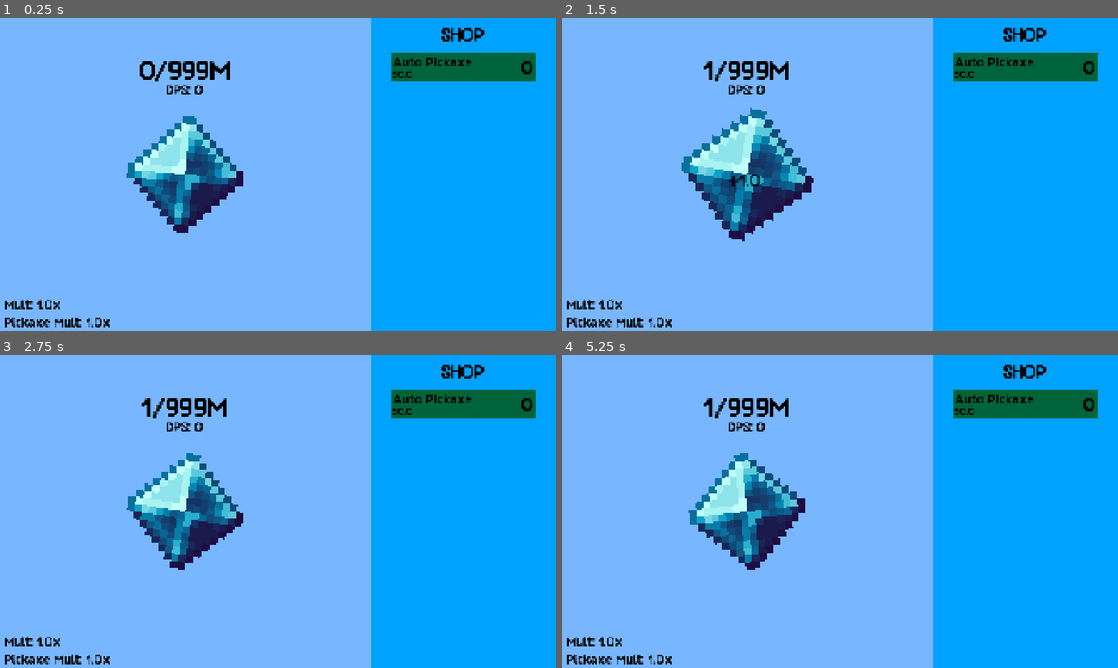
Above: before the commit, frames 1-4 (two rows, left to right).
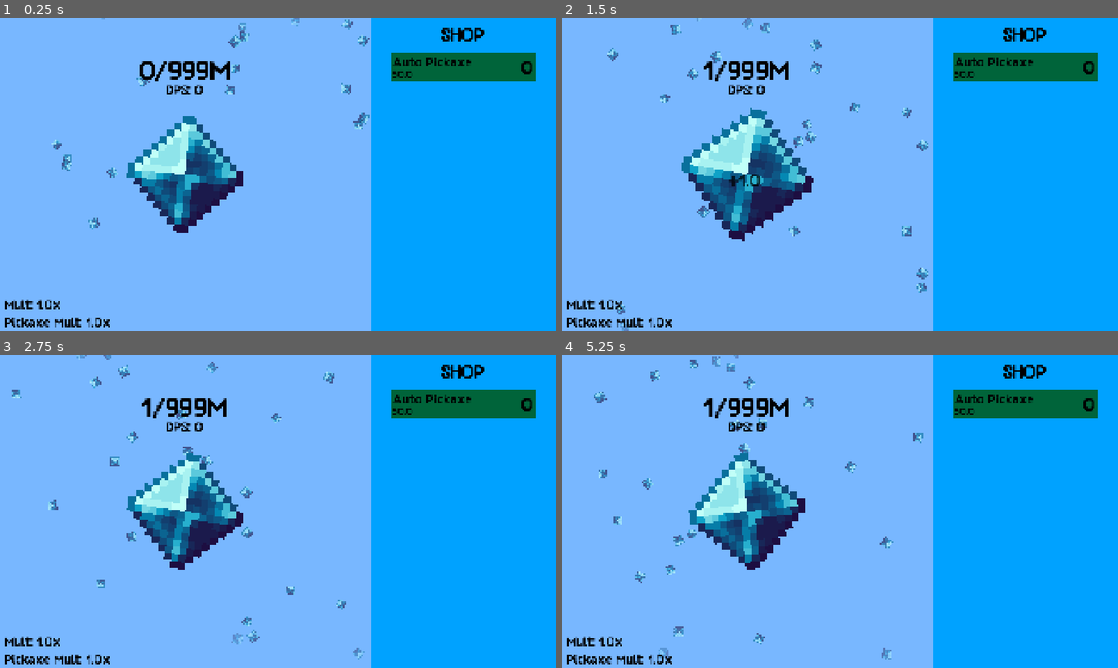
Above: after the commit, the same moments.

Repository: kyteidev/diamond-clicker-ultimate
Game: Godot game, scene res://scenes/game.tscn
Two runs of this game, one before a commit and one after it. Both use one fixed random seed, a clock stepped at 60 frames per second and the inputs below.
Inputs (mouse positions are in pixels of both pictures, inside the frame that each line leads up to):
- Up to frame 1 (0.25 s): no input
- Up to frame 2 (1.5 s): move the mouse to (962, 158) at 0.52 s; click (962, 158) at 0.6 s; move the mouse to (728, 190) at 1.27 s; click (728, 190) at 1.35 s
- Up to frame 3 (2.75 s): move the mouse to (333, 442) at 2.02 s; click (333, 442) at 2.1 s
- Up to frame 4 (5.25 s): move the mouse to (812, 574) at 2.77 s; click (812, 574) at 2.85 s; move the mouse to (1006, 558) at 3.52 s; click (1006, 558) at 3.6 s; move the mouse to (673, 464) at 4.27 s; click (673, 464) at 4.35 s; move the mouse to (867, 511) at 5.02 s; click (867, 511) at 5.1 s

The runs differ from the first frame. In frame 1, 0.7% of the frame differs, in the area x 9-67%, y 0-68%; in frame 2, 0.9%; in frame 3, 0.9%; in frame 4, 1.0%, in the area x 5-65%, y 0-98%.

Commit message:
add diamond rain

Diff:
--- a/scenes/game.tscn
+++ b/scenes/game.tscn
@@ -1,5 +1,6 @@
 [gd_scene format=3 uid="uid://dqsycxv6cyyyo"]
 
+[ext_resource type="PackedScene" uid="uid://c17f4vowp0jm" path="res://scenes/particle_rain.tscn" id="1_u5sy4"]
 [ext_resource type="Texture2D" uid="uid://day72o4fs8s57" path="res://assets/sprites/gem_sapphire_large.png" id="1_yqjtg"]
 [ext_resource type="Script" uid="uid://bta4yg2km3kqi" path="res://scripts/diamond.gd" id="2_lnu2h"]
 [ext_resource type="FontFile" uid="uid://byhs35j54epxn" path="res://assets/fonts/groundhog.ttf" id="3_iywne"]
@@ -40,6 +41,9 @@
 grow_horizontal = 2
 grow_vertical = 2
 color = Color(0.47058824, 0.7176471, 1, 1)
+
+[node name="ParticleRain" parent="GamePanel" unique_id=569330210 instance=ExtResource("1_u5sy4")]
+position = Vector2(640, -50)
 
 [node name="Diamond" type="TextureRect" parent="GamePanel" unique_id=1615471962]
 layout_mode = 1
--- /dev/null
+++ b/scenes/particle_rain.tscn
@@ -0,0 +1,31 @@
+[gd_scene format=3 uid="uid://c17f4vowp0jm"]
+
+[ext_resource type="Texture2D" uid="uid://day72o4fs8s57" path="res://assets/sprites/gem_sapphire_large.png" id="1_mi0mc"]
+
+[sub_resource type="Gradient" id="Gradient_mi0mc"]
+offsets = PackedFloat32Array(0, 0.2, 0.8, 1)
+colors = PackedColorArray(1, 1, 1, 0, 1, 1, 1, 0.60784316, 1, 1, 1, 0.60784316, 1, 1, 1, 0)
+metadata/_snap_enabled = true
+
+[node name="ParticleRain" type="CPUParticles2D" unique_id=569330210]
+amount = 30
+texture = ExtResource("1_mi0mc")
+lifetime = 4.0
+preprocess = 2.5
+randomness = 0.2
+emission_shape = 3
+emission_rect_extents = Vector2(640, 1)
+direction = Vector2(0, 1)
+spread = 15.0
+gravity = Vector2(0, 150)
+initial_velocity_min = 40.0
+initial_velocity_max = 100.0
+angular_velocity_min = -90.0
+angular_velocity_max = 90.0
+damping_max = 20.0
+angle_max = 360.0
+scale_amount_min = 2.2
+scale_amount_max = 2.8
+color_ramp = SubResource("Gradient_mi0mc")
+hue_variation_min = -0.05
+hue_variation_max = 0.05
